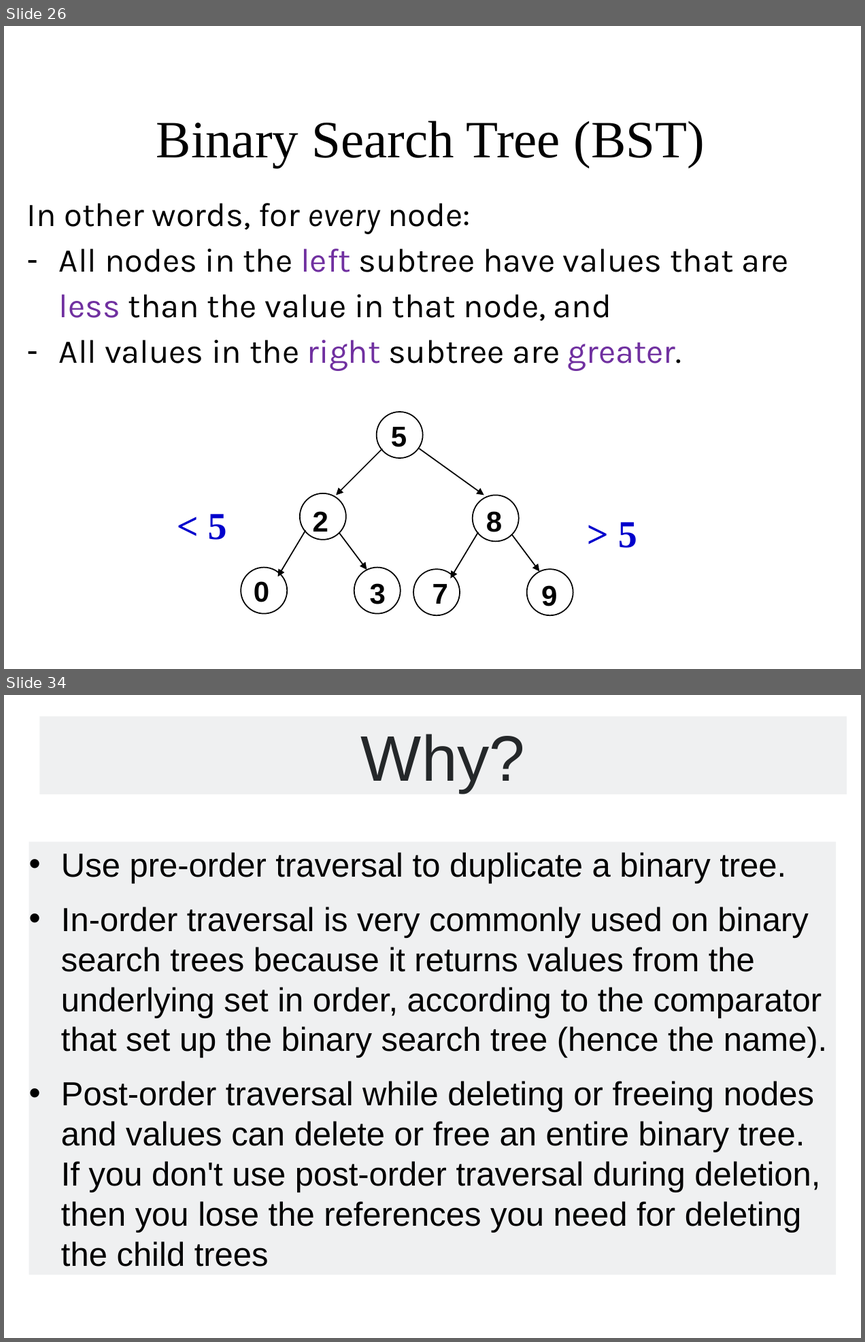
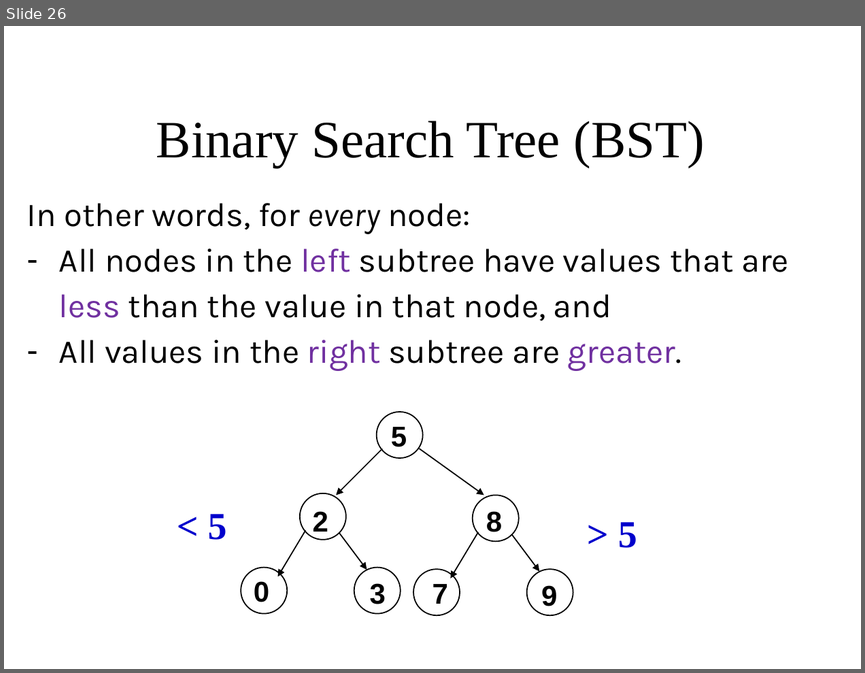
Before and after one commit to Cy-FairCS/cs3, a slide deck: u08a_bTrees/notes/_a - Classifying binary trees and Tree Traversal.pptx. Shown one above the other, each under a label of ours: slides 26 and 34 before the commit, slide 26 after it; the slides between them are not shown. The pictures are 865x1342 and 865x673 pixels, drawn with LibreOffice and Linux fonts; fonts in the diff are those of the drawing. Boxes give left, top, right and bottom in pixels: in the first picture for what was removed or moved away, otherwise in the second. Text is boxed around its words. In the diff, an @@ line names an element or a change of style, - is before the commit and + after.

```diff
--- a/u08a_bTrees/notes/_a - Classifying binary trees and Tree Traversal.pptx
+++ b/u08a_bTrees/notes/_a - Classifying binary trees and Tree Traversal.pptx
@@ slide 34 removed at (x1=4, y1=695, x2=861, y2=1338), background #FFFFFF @@
@@ rectangle removed at (x1=40, y1=717, x2=847, y2=794) @@
-Why?
@@ rectangle removed at (x1=29, y1=841, x2=836, y2=1274) @@
-• Use pre-order traversal to duplicate a binary tree.
-• In-order traversal is very commonly used on binary search trees because it returns values from the underlying set in order, according to the comparator that set up the binary search tree (hence the name).
-• Post-order traversal while deleting or freeing nodes and values can delete or free an entire binary tree.
-  If you don't use post-order traversal during deletion, then you lose the references you need for deleting the child trees
```
Also in this commit, not shown: 3 slides changed, 16 slides added, 11 other slides removed, 1 other file.
